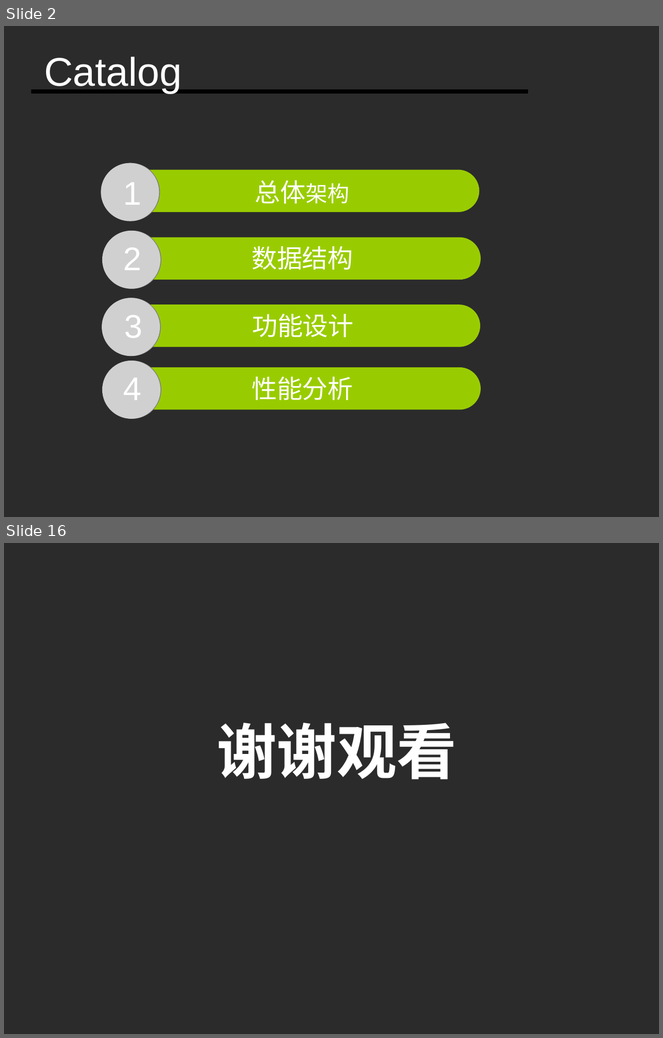
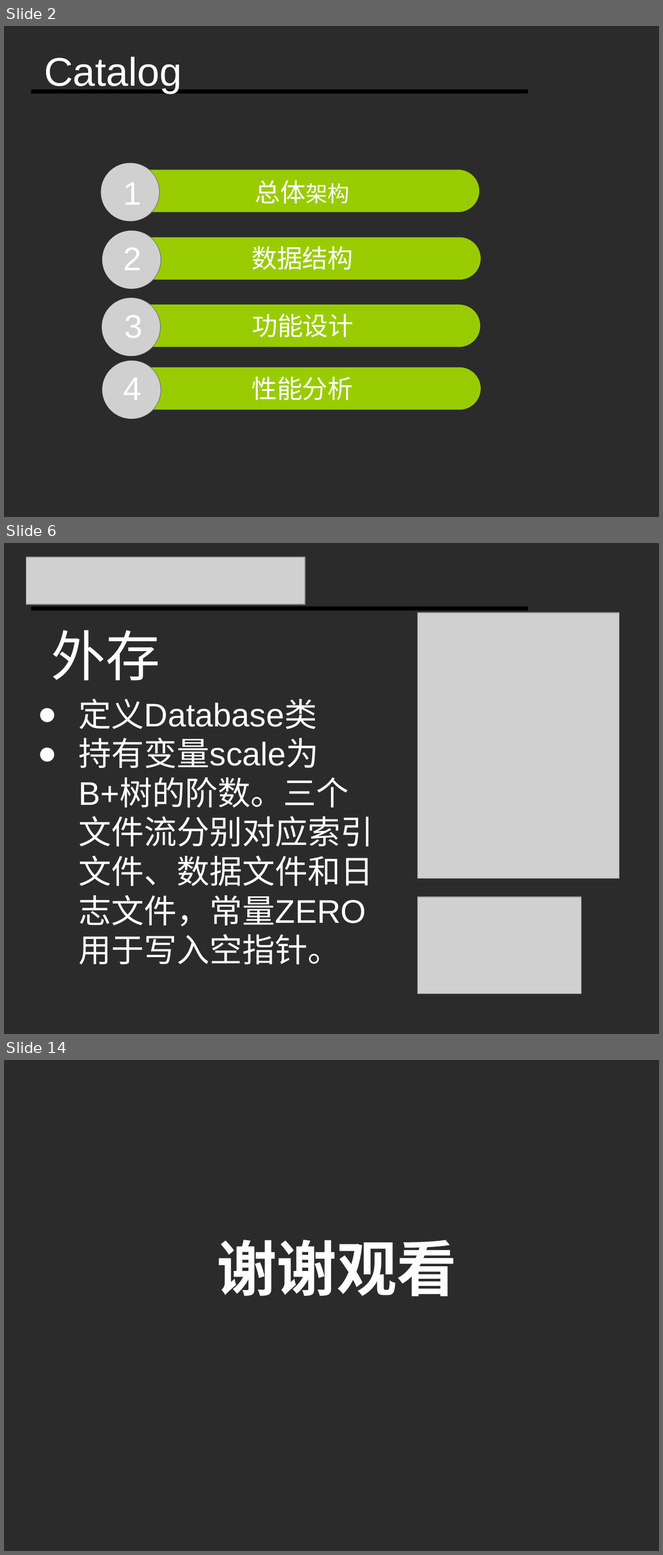
Before and after one commit to Ivanyinfan/Database-2017.7.22, a slide deck: Document/模拟数据库.ppt. Shown one above the other, each under a label of ours: slides 2 and 16 before the commit, slides 2, 6 and 14 after it; the slides between them are not shown. The pictures are 663x1038 and 663x1555 pixels, drawn with LibreOffice and Linux fonts; fonts in the diff are those of the drawing; grey boxes stand for pictures; background and template pictures are left out; a plain dark background stands for a picture behind light text. Boxes give left, top, right and bottom in pixels: in the first picture for what was removed or moved away, otherwise in the second. Text is boxed around its words. In the diff, an @@ line names an element or a change of style, - is before the commit and + after.

```diff
--- a/Document/模拟数据库.ppt
+++ b/Document/模拟数据库.ppt
@@ slide 6 added at (x1=4, y1=543, x2=659, y2=1034), background picture (left out) @@
@@ picture added at (x1=26, y1=558, x2=306, y2=604) @@
@@ line added from (32, 609) to (528, 609), #000000 4.51 pt @@
@@ picture added at (x1=417, y1=613, x2=619, y2=878) @@
@@ text added at (x1=51, y1=630, x2=160, y2=681), 60 pt, text #FFFFFF @@
+外存
@@ text added at (x1=79, y1=699, x2=374, y2=965), 36 pt, text #FFFFFF @@
+● 定义Database类
+● 持有变量scale为B+树的阶数。三个文件流分别对应索引文件、数据文件和日志文件，常量ZERO用于写入空指针。
@@ picture added at (x1=417, y1=897, x2=581, y2=994) @@
@@ what was slide 16 is now slide 14 @@
```
Also in this commit, not shown: 5 slides changed, 5 other slides added, 8 slides removed, 2 other files.
